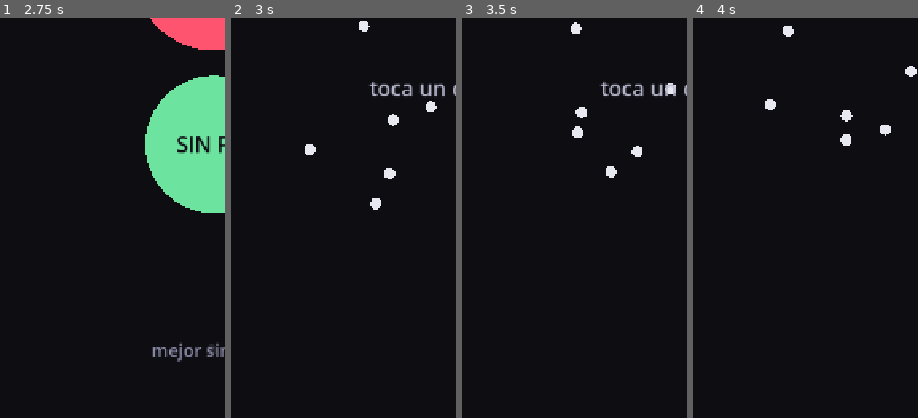
Above: before the commit, frames 1-4 (left to right).
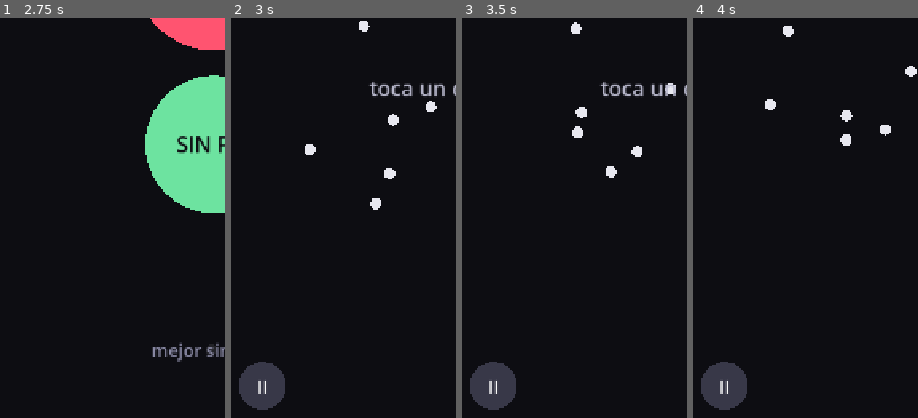
Above: after the commit, the same moments.

Repository: DanyDanny7/yesca
Game: Godot game, scene res://main.tscn
Same seed, same stepped clock (60 frames per second), same inputs: the game is played once before the commit and once after it.
Inputs (mouse positions are % of the whole screen's width and height, from its top left):
- Up to frame 1 (2.75 s): move the mouse to (72, 45) at 0.52 s; click (72, 45) at 0.67 s; move the mouse to (30, 55) at 1.27 s; click (30, 55) at 1.42 s; move the mouse to (60, 28) at 2.02 s; click (60, 28) at 2.17 s
- Up to frame 2 (3 s): move the mouse to (45, 70) at 2.77 s; click (45, 70) at 2.92 s
- Up to frame 3 (3.5 s): no input
- Up to frame 4 (4 s): move the mouse to (80, 65) at 3.52 s; click (80, 65) at 3.67 s
The pictures show only the part of the screen within x 2-52%, y 48-98%; the shares and areas given below are measured in that part.

Frame 1 is identical in both runs. In frame 2, 2.0% of the frame differs, in the area x 3-24%, y 86-98%; in frame 3, 2.0%; in frame 4, 2.0%.

Commit message:
Botón de pausa con selector de movimiento y salida al menú
Pausa en la esquina inferior izquierda. Dentro: seguir, salir al menú principal
y un selector de las siete reglas de movimiento con una opción "según el nivel"
que devuelve el control al bioma.

El cambio de movimiento se aplica a los círculos que ya están en pantalla y no
solo a los que nazcan después: si no, comparar dos reglas obligaba a esperar a
que se renovara el campo entero, que es justo lo que se quiere hacer rápido
mientras se decide cuáles sobreviven.

En pausa el mundo se congela igual que al morir: no se llama a _mover_dots ni
baja la barra. Verificado, 0 px de movimiento y 0 s de desagüe en 60 frames.

El estado PAUSA se añade al FINAL del enum a propósito. Insertarlo en medio
desplaza los índices y rompe tools/simulacion.gd, que ya se quedó girando en
vacío una vez por exactamente eso.

Compromiso asumido: el botón ocupa una esquina del campo, así que un círculo que
pase por debajo no se puede tocar.

Co-Authored-By: Claude Opus 5 (1M context) <noreply@anthropic.com>

Diff:
--- a/main.tscn
+++ b/main.tscn
@@ -101,6 +101,27 @@
 theme_override_colors/font_color = Color(0.427, 0.89, 0.627, 1)
 theme_override_font_sizes/font_size = 32
 horizontal_alignment = 1
+
+[node name="Pausa" type="Control" parent="UI"]
+anchor_top = 1.0
+anchor_bottom = 1.0
+offset_left = 30.0
+offset_top = -112.0
+offset_right = 106.0
+offset_bottom = -36.0
+mouse_filter = 2
+script = ExtResource("2_circle")
+color = Color(0.25, 0.25, 0.32, 0.85)
+pulse = 0.0
+
+[node name="Text" type="Label" parent="UI/Pausa"]
+anchor_right = 1.0
+anchor_bottom = 1.0
+mouse_filter = 2
+theme_override_font_sizes/font_size = 30
+text = "II"
+horizontal_alignment = 1
+vertical_alignment = 1
 
 [node name="Combos" type="Control" parent="UI"]
 anchor_right = 1.0
@@ -502,3 +523,134 @@
 theme_override_font_sizes/font_size = 24
 text = "o toca donde sea"
 horizontal_alignment = 1
+
+[node name="PauseScreen" type="Control" parent="UI"]
+visible = false
+anchor_right = 1.0
+anchor_bottom = 1.0
+mouse_filter = 2
+
+[node name="Bg" type="ColorRect" parent="UI/PauseScreen"]
+anchor_right = 1.0
+anchor_bottom = 1.0
+mouse_filter = 2
+color = Color(0.051, 0.051, 0.071, 0.93)
+
+[node name="Title" type="Label" parent="UI/PauseScreen"]
+anchor_right = 1.0
+offset_top = 230.0
+offset_bottom = 310.0
+mouse_filter = 2
+theme_override_font_sizes/font_size = 60
+text = "PAUSA"
+horizontal_alignment = 1
+
+[node name="MovCaption" type="Label" parent="UI/PauseScreen"]
+anchor_right = 1.0
+offset_top = 396.0
+offset_bottom = 430.0
+mouse_filter = 2
+theme_override_colors/font_color = Color(0.5, 0.5, 0.6, 1)
+theme_override_font_sizes/font_size = 24
+text = "movimiento de los círculos"
+horizontal_alignment = 1
+
+[node name="MovPrev" type="Control" parent="UI/PauseScreen"]
+offset_left = 40.0
+offset_top = 440.0
+offset_right = 140.0
+offset_bottom = 540.0
+mouse_filter = 2
+script = ExtResource("2_circle")
+color = Color(0.25, 0.25, 0.32, 1)
+pulse = 0.0
+
+[node name="Text" type="Label" parent="UI/PauseScreen/MovPrev"]
+anchor_right = 1.0
+anchor_bottom = 1.0
+mouse_filter = 2
+theme_override_font_sizes/font_size = 40
+text = "‹"
+horizontal_alignment = 1
+vertical_alignment = 1
+
+[node name="MovNext" type="Control" parent="UI/PauseScreen"]
+anchor_left = 1.0
+anchor_right = 1.0
+offset_left = -140.0
+offset_top = 440.0
+offset_right = -40.0
+offset_bottom = 540.0
+mouse_filter = 2
+script = ExtResource("2_circle")
+color = Color(0.25, 0.25, 0.32, 1)
+pulse = 0.0
+
+[node name="Text" type="Label" parent="UI/PauseScreen/MovNext"]
+anchor_right = 1.0
+anchor_bottom = 1.0
+mouse_filter = 2
+theme_override_font_sizes/font_size = 40
+text = "›"
+horizontal_alignment = 1
+vertical_alignment = 1
+
+[node name="MovNombre" type="Label" parent="UI/PauseScreen"]
+anchor_right = 1.0
+offset_left = 150.0
+offset_top = 452.0
+offset_right = -150.0
+offset_bottom = 528.0
+mouse_filter = 2
+theme_override_colors/font_color = Color(0.427, 0.89, 0.627, 1)
+theme_override_font_sizes/font_size = 38
+text = "rebote"
+horizontal_alignment = 1
+vertical_alignment = 1
+autowrap_mode = 2
+
+[node name="Seguir" type="Control" parent="UI/PauseScreen"]
+anchor_left = 0.5
+anchor_top = 0.5
+anchor_right = 0.5
+anchor_bottom = 0.5
+offset_left = -120.0
+offset_top = 10.0
+offset_right = 120.0
+offset_bottom = 250.0
+mouse_filter = 2
+script = ExtResource("2_circle")
+color = Color(0.427, 0.89, 0.627, 1)
+
+[node name="Text" type="Label" parent="UI/PauseScreen/Seguir"]
+anchor_right = 1.0
+anchor_bottom = 1.0
+mouse_filter = 2
+theme_override_colors/font_color = Color(0.051, 0.051, 0.071, 1)
+theme_override_font_sizes/font_size = 40
+text = "SEGUIR"
+horizontal_alignment = 1
+vertical_alignment = 1
+
+[node name="Menu" type="Control" parent="UI/PauseScreen"]
+anchor_left = 0.5
+anchor_top = 1.0
+anchor_right = 0.5
+anchor_bottom = 1.0
+offset_left = -75.0
+offset_top = -230.0
+offset_right = 75.0
+offset_bottom = -80.0
+mouse_filter = 2
+script = ExtResource("2_circle")
+color = Color(0.25, 0.25, 0.32, 1)
+pulse = 0.0
+
+[node name="Text" type="Label" parent="UI/PauseScreen/Menu"]
+anchor_right = 1.0
+anchor_bottom = 1.0
+mouse_filter = 2
+theme_override_font_sizes/font_size = 30
+text = "MENÚ"
+horizontal_alignment = 1
+vertical_alignment = 1
--- a/scripts/main.gd
+++ b/scripts/main.gd
@@ -105,8 +105,13 @@
 const ENJAMBRE_SEPARACION := 110.0
 const HUIDA_MARGEN := 120.0
 const HUIDA_FUERZA := 420.0
-
-enum State { MENU, SELECT, READY, PLAYING, DEAD, WIN, FINAL }
+## Índice del selector de pausa que devuelve el control al nivel.
+const AUTO_MOV := 7
+
+## PAUSA va al FINAL a propósito. Insertar un estado en medio desplaza los
+## índices y rompe tools/simulacion.gd, que ya se quedó girando en vacío una vez
+## justo por eso.
+enum State { MENU, SELECT, READY, PLAYING, DEAD, WIN, FINAL, PAUSA }
 enum Mode { CAMPANA, SIN_FIN }
 
 @onready var _dots_root: Node2D = $Dots
@@ -120,6 +125,14 @@
 @onready var _stage_label: Label = $UI/Stage
 @onready var _fallos_label: Label = $UI/Fallos
 @onready var _combos_root: Control = $UI/Combos
+@onready var _btn_pausa: CircleButton = $UI/Pausa
+
+@onready var _pause_screen: Control = $UI/PauseScreen
+@onready var _btn_seguir: CircleButton = $UI/PauseScreen/Seguir
+@onready var _btn_menu: CircleButton = $UI/PauseScreen/Menu
+@onready var _btn_mov_prev: CircleButton = $UI/PauseScreen/MovPrev
+@onready var _btn_mov_next: CircleButton = $UI/PauseScreen/MovNext
+@onready var _mov_nombre: Label = $UI/PauseScreen/MovNombre
 @onready var _bar_bg: ColorRect = $UI/BarBg
 @onready var _bar_fill: ColorRect = $UI/BarBg/BarFill
 
@@ -191,11 +204,16 @@
 var _record_nuevo: bool = false
 var _fallos: int = 0
 var _stage_shown: int = 1
+## Estado al que se vuelve al despausar.
+var _antes_de_pausar: State = State.PLAYING
+## Selección del menú de pausa: 0..6 son los modos, AUTO_MOV es "el del nivel".
+var _mov_sel: int = 0
 
 
 func _ready() -> void:
 	_hud = [_bar_bg, $UI/BarCaption, _stage_label, _fallos_label, _score_label,
-			_best_label, _objetivo_label, _hint_label, _flash_label, _combos_root]
+			_best_label, _objetivo_label, _hint_label, _flash_label, _combos_root,
+			_btn_pausa]
 	_cargar()
 	_poblar_campo()
 	_ir_a(State.MENU)
@@ -214,7 +232,8 @@
 	# En MENU y SELECT el campo sigue vivo de fondo: una pantalla de inicio con
 	# el juego moviéndose detrás se siente despierta, y además enseña la
 	# mecánica antes de que el jugador toque nada.
-	if _state != State.DEAD and _state != State.WIN and _state != State.FINAL:
+	# En pausa el mundo se congela igual que al morir: no se llama a _mover_dots.
+	if _mundo_activo():
 		_mover_dots(delta)
 		_check_catches()
 		_check_cleared()
@@ -277,11 +296,26 @@
 				_empezar_partida()
 		State.FINAL:
 			_ir_a(State.MENU)
+		State.PAUSA:
+			if _btn_seguir.contiene(p):
+				_ir_a(_antes_de_pausar)
+			elif _btn_menu.contiene(p):
+				_ir_a(State.MENU)
+			elif _btn_mov_prev.contiene(p):
+				_elegir_movimiento(_mov_sel - 1)
+			elif _btn_mov_next.contiene(p):
+				_elegir_movimiento(_mov_sel + 1)
 		State.READY:
-			_state = State.PLAYING
-			_tap(p)
+			if _btn_pausa.contiene(p):
+				_pausar()
+			else:
+				_state = State.PLAYING
+				_tap(p)
 		State.PLAYING:
-			_tap(p)
+			if _btn_pausa.contiene(p):
+				_pausar()
+			else:
+				_tap(p)
 
 
 # --- Escalones ------------------------------------------------------------
@@ -786,12 +820,39 @@
 
 # --- Pantallas ------------------------------------------------------------
 
+## Estados en los que el campo sigue vivo. MENU y SELECT incluidos: una pantalla
+## con el juego moviéndose detrás se siente despierta y enseña la mecánica antes
+## de que el jugador toque nada.
+func _mundo_activo() -> bool:
+	return _state == State.MENU or _state == State.SELECT 		or _state == State.READY or _state == State.PLAYING
+
+
+func _pausar() -> void:
+	_antes_de_pausar = _state
+	_mov_sel = movimiento_prueba if forzar_movimiento else AUTO_MOV
+	_ir_a(State.PAUSA)
+
+
+## Cambiar el movimiento desde la pausa se aplica a los círculos que ya están en
+## pantalla, no solo a los que nazcan después: si no, comparar dos reglas exigía
+## esperar a que se renovara el campo entero.
+func _elegir_movimiento(sel: int) -> void:
+	_mov_sel = wrapi(sel, 0, AUTO_MOV + 1)
+	forzar_movimiento = _mov_sel != AUTO_MOV
+	if forzar_movimiento:
+		movimiento_prueba = _mov_sel
+	var modo := _movimiento_actual()
+	for d in _dots:
+		d.modo = modo
+
+
 func _ir_a(s: State) -> void:
 	_state = s
 	_menu_screen.visible = s == State.MENU
 	_select_screen.visible = s == State.SELECT
 	_over_screen.visible = s == State.DEAD
 	_win_screen.visible = s == State.WIN or s == State.FINAL
+	_pause_screen.visible = s == State.PAUSA
 	var jugando := s == State.READY or s == State.PLAYING
 	for nodo in _hud:
 		nodo.visible = jugando
@@ -835,6 +896,10 @@
 func _update_ui() -> void:
 	_menu_best.text = "mejor sin fin  %d" % _best
 
+	if _state == State.PAUSA:
+		_mov_nombre.text = "según el nivel" if _mov_sel == AUTO_MOV else NOMBRES_MOV[_mov_sel]
+		return
+
 	if _state == State.SELECT:
 		_sel_bioma.text = str(Niveles.nivel(_nivel)["bioma"]).to_upper()
 		_sel_num.text = "NIVEL %d" % (_nivel + 1)
Not shown, changed: contexto/09-movimientos.md
